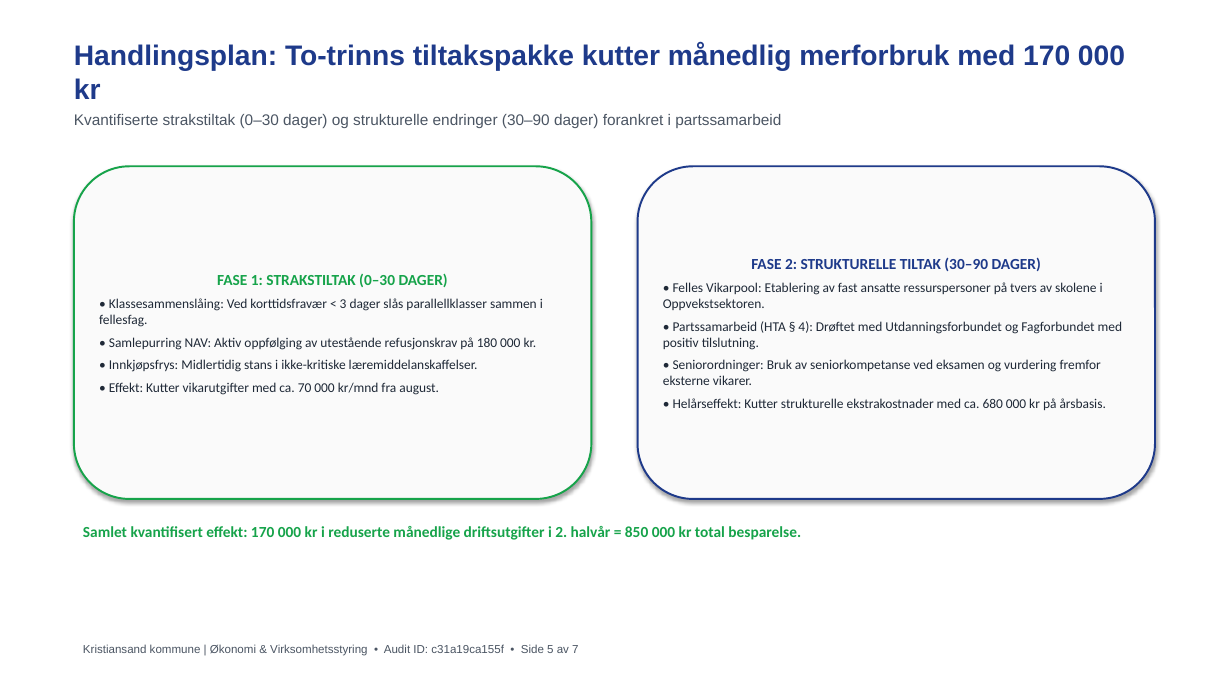
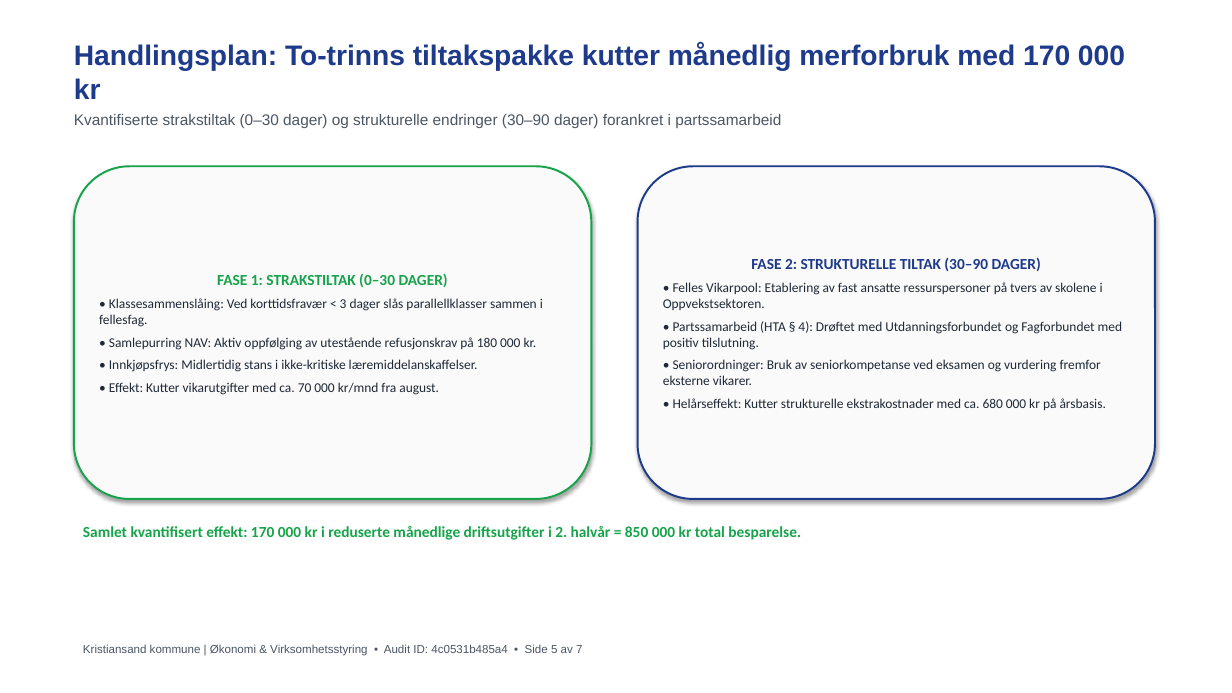
Before and after one commit to Frank-Ellingsen/AI_KOM, a slide deck: slide 5 of powerpoint/Presentasjon_Bystyret_Tertialrapport_2026.pptx. Drawn at 1232x693 pixels with LibreOffice and Linux fonts; fonts in the diff are those of the drawing. Boxes give left, top, right and bottom in pixels: in the first picture for what was removed or moved away, otherwise in the second. Text is boxed around its words. In the diff, an @@ line names an element or a change of style, - is before the commit and + after.

```diff
--- a/powerpoint/Presentasjon_Bystyret_Tertialrapport_2026.pptx
+++ b/powerpoint/Presentasjon_Bystyret_Tertialrapport_2026.pptx
@@ text at box(83, 644, 582, 656): text changed @@
-Kristiansand kommune | Økonomi & Virksomhetsstyring • Audit ID: c31a19ca155f • Side 5 av 7
+Kristiansand kommune | Økonomi & Virksomhetsstyring • Audit ID: 4c0531b485a4 • Side 5 av 7
```
Also in this commit, not shown: 6 other slides changed, 10 other files.
